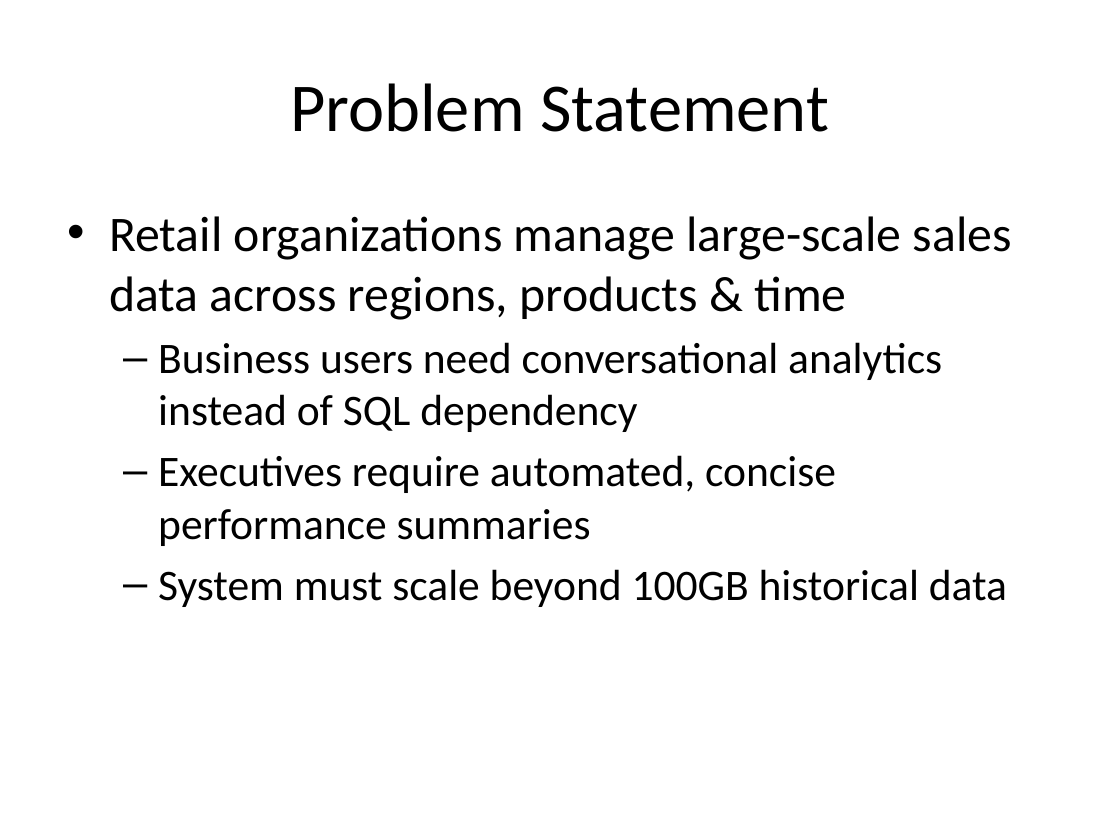
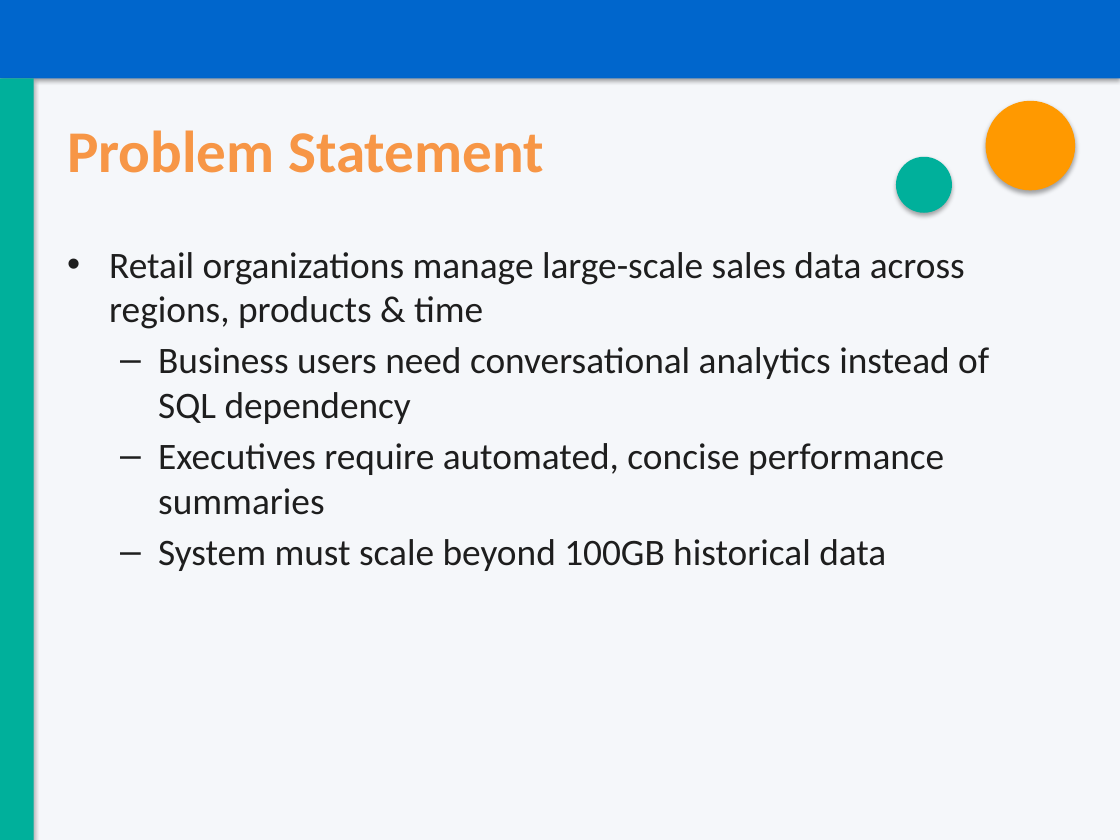
Before and after one commit to abhisam135/retail-insights-assistant, a slide deck: slide 2 of docs/Retail_Insights_Assistant_Presentation.pptx. Drawn at 1120x840 pixels with LibreOffice and Linux fonts; fonts in the diff are those of the drawing. Boxes give left, top, right and bottom in pixels: in the first picture for what was removed or moved away, otherwise in the second. Text is boxed around its words. In the diff, an @@ line names an element or a change of style, - is before the commit and + after.

```diff
--- a/docs/Retail_Insights_Assistant_Presentation.pptx
+++ b/docs/Retail_Insights_Assistant_Presentation.pptx
@@ rectangle added at [0,0,1120,840], fill #F5F7FA @@
@@ rectangle added at [0,0,1120,56], fill #00468C @@
@@ rectangle added at [0,0,1120,78], fill #0066CC @@
@@ rectangle added at [0,78,34,840], fill #00B09B @@
@@ title "Problem Statement": place and size @@
-title "Problem Statement" at [290,83,829,132]
+title "Problem Statement" at [67,130,544,173]
@@ title "Problem Statement" at [67,130,544,173]: size 44 to 38 pt, text colour #000000 to #F79646, bold on; alignment centre to left @@
@@ ellipse added at [986,101,1075,190], fill #FF9900 @@
@@ ellipse added at [896,157,952,213], fill #00B09B @@
@@ text "Retail organizations manage large-scale sales ...": place and size @@
-text "Retail organizations manage large-scale sales ..." at [109,216,1012,607]
+text "Retail organizations manage large-scale sales ..." at [109,252,989,571]
@@ text "Retail organizations manage large-scale sales ..." at [109,252,989,571]: size 32 to 24 pt in "Retail organizations manage large-scale sales data across ..."; text colour #000000 to #1E1E1E; size 28 to 24 pt in "Business users need conversational analytics instead of ...", "Executives require automated, concise performance summaries", "System must scale beyond 100GB historical data"; indent changed; less space between paragraphs @@
```
Also in this commit, not shown: 14 other slides changed, 1 slide added, 1 slide removed.
